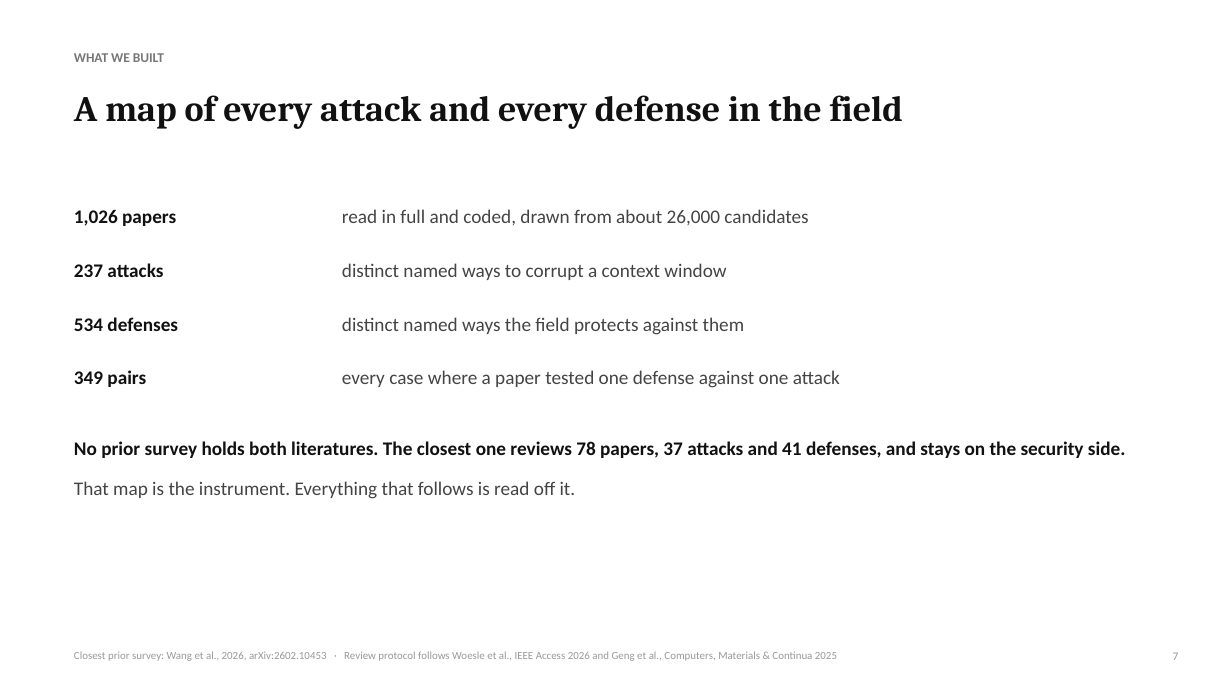
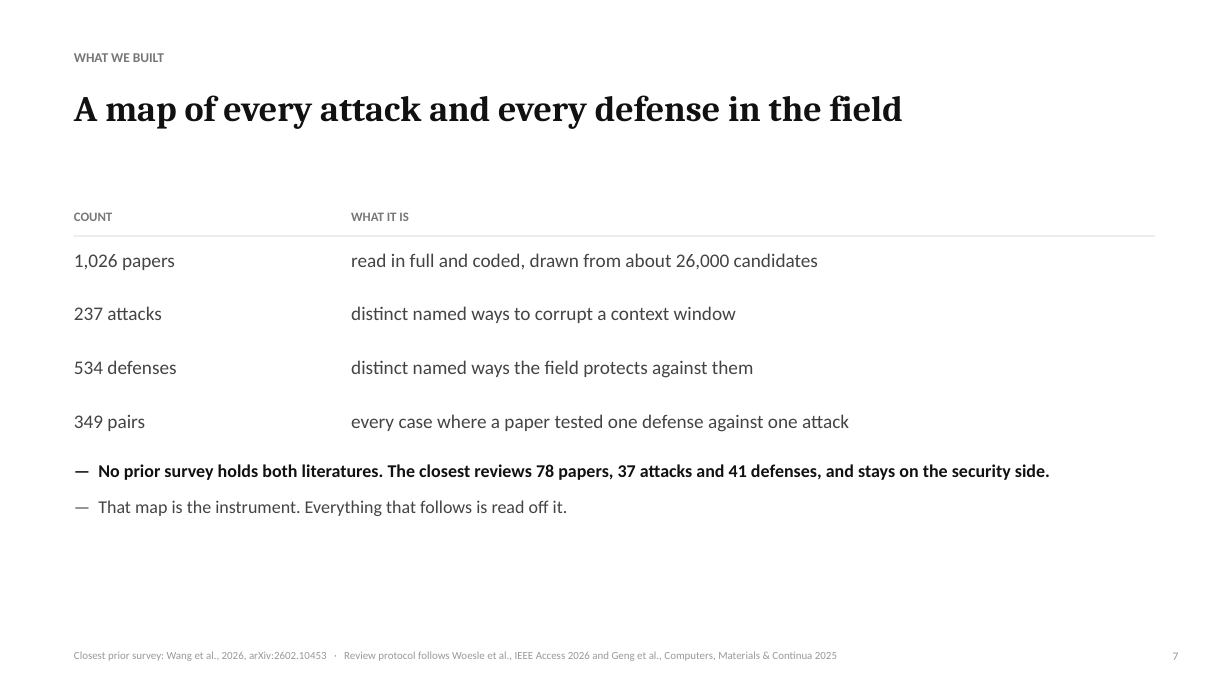
Before and after one commit to Nyamtulla/context_poison, a slide deck: slide 7 of advisor_meeting.pptx. Drawn at 1232x693 pixels with LibreOffice and Linux fonts; fonts in the diff are those of the drawing. Boxes give left, top, right and bottom in pixels: in the first picture for what was removed or moved away, otherwise in the second. Text is boxed around its words. In the diff, an @@ line names an element or a change of style, - is before the commit and + after.

```diff
--- a/advisor_meeting.pptx
+++ b/advisor_meeting.pptx
@@ text added at bbox=[74, 212, 112, 221], 10 pt, text #777777, bold @@
+COUNT
@@ rectangle added at bbox=[74, 236, 1155, 237], fill #CCCCCC @@
@@ text added at bbox=[351, 212, 408, 221], 10 pt, text #777777, bold @@
+WHAT IT IS
@@ text "1,026 papers": place and size @@
-text "1,026 papers" at bbox=[74, 210, 176, 226]
+text "1,026 papers" at bbox=[74, 254, 175, 270]
@@ text "read in full and coded, ...": place and size @@
-text "read in full and coded, ..." at bbox=[342, 209, 808, 225]
+text "read in full and coded, ..." at bbox=[351, 253, 818, 269]
@@ text "237 attacks": place and size @@
-text "237 attacks" at bbox=[74, 263, 163, 277]
+text "237 attacks" at bbox=[74, 306, 161, 320]
@@ text "distinct named ways to corrupt ...": place and size @@
-text "distinct named ways to corrupt ..." at bbox=[342, 263, 726, 280]
+text "distinct named ways to corrupt ..." at bbox=[351, 306, 736, 323]
@@ text "534 defenses": place and size @@
-text "534 defenses" at bbox=[74, 317, 178, 331]
+text "534 defenses" at bbox=[74, 360, 176, 374]
@@ text "distinct named ways the field ...": place and size @@
-text "distinct named ways the field ..." at bbox=[342, 317, 744, 335]
+text "distinct named ways the field ..." at bbox=[351, 360, 753, 378]
@@ text colour #111111 to #444444, bold off in 4 elements at bbox=[74, 254, 175, 270], bbox=[74, 306, 161, 320], bbox=[74, 360, 176, 374], bbox=[74, 415, 145, 431] @@
@@ text "349 pairs": place and size @@
-text "349 pairs" at bbox=[74, 370, 146, 387]
+text "349 pairs" at bbox=[74, 415, 145, 431]
@@ text "every case where a paper ...": place and size @@
-text "every case where a paper ..." at bbox=[342, 370, 840, 388]
+text "every case where a paper ..." at bbox=[351, 414, 849, 432]
@@ text at bbox=[98, 464, 1050, 516]: text changed; size 15 to 14 pt @@
-No prior survey holds both literatures. The closest one reviews 78 papers, 37 attacks and 41 defenses, and stays on the security side.
-That map is the instrument. Everything that follows is read off it.
+— No prior survey holds both literatures. The closest reviews 78 papers, 37 attacks and 41 defenses, and stays on the security side.
+— That map is the instrument. Everything that follows is read off it.
```
Also in this commit, not shown: 11 other slides changed, 2 slides added, 1 slide removed, 2 other files.
